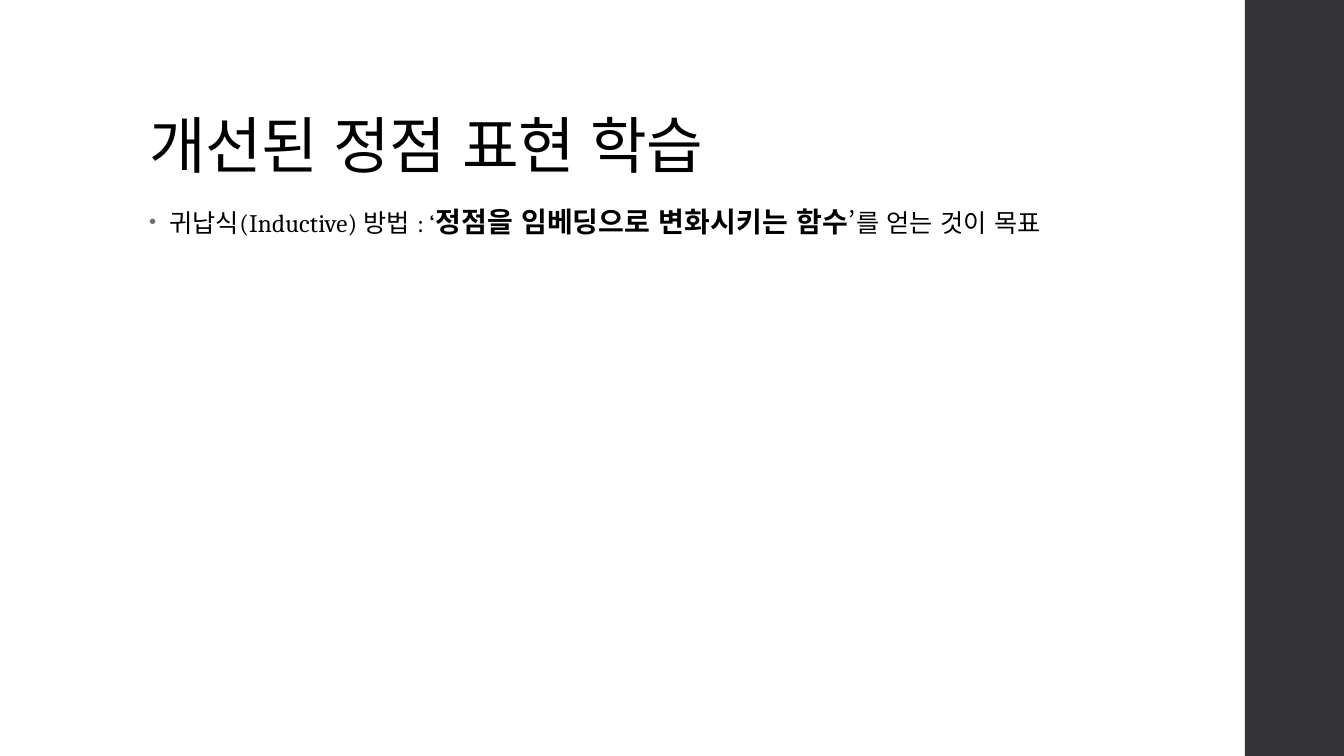
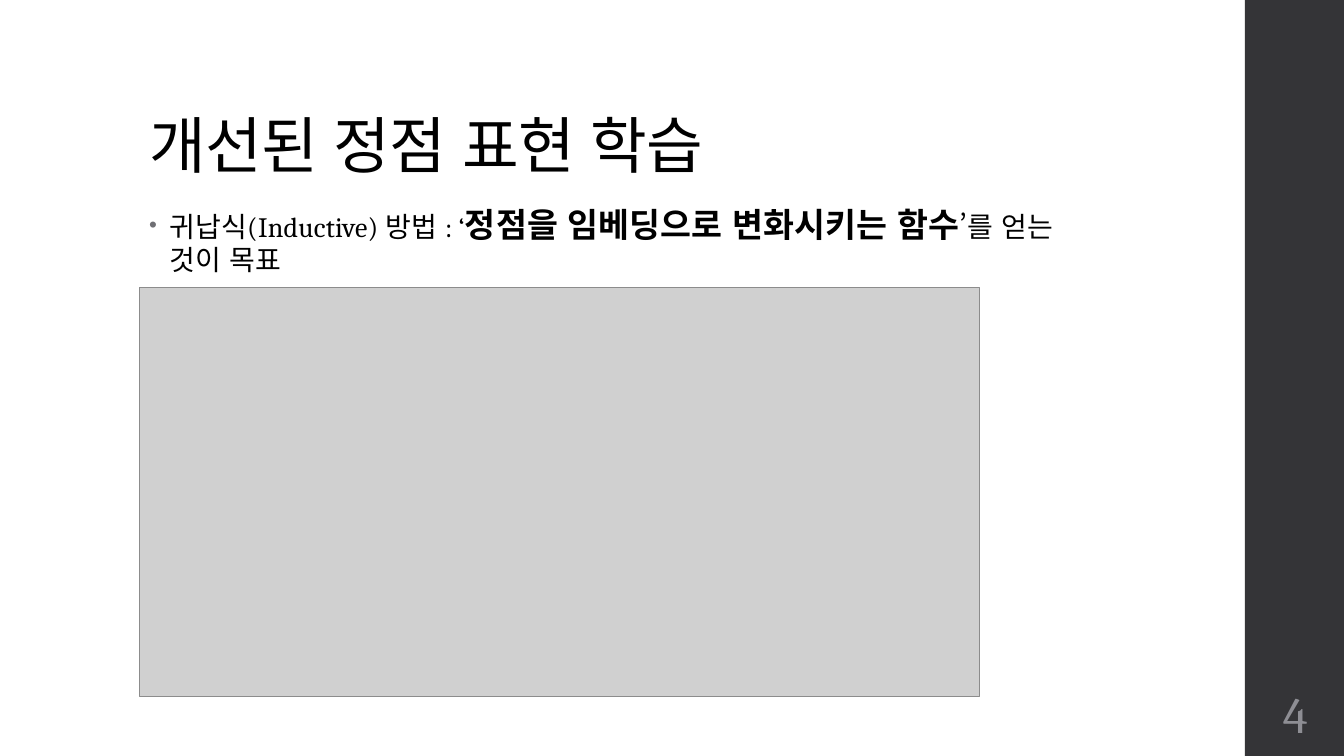
Before and after one commit to team-fairy/JunCheol, a slide deck: slide 4 of Presentation_resource/GNN.pptm (slide 3 before the commit). Drawn at 1344x756 pixels with LibreOffice and Linux fonts; fonts in the diff are those of the drawing; grey boxes stand for pictures. Boxes give left, top, right and bottom in pixels: in the first picture for what was removed or moved away, otherwise in the second. Text is boxed around its words. In the diff, an @@ line names an element or a change of style, - is before the commit and + after.

```diff
--- a/Presentation_resource/GNN.pptm
+++ b/Presentation_resource/GNN.pptm
@@ text "귀납식(Inductive) 방법 : ‘정점을 임베딩으로 ..." at box(169, 208, 1054, 273): size 18 to 20 pt in "귀납식(Inductive) 방법 : ‘정점을 함수’를 얻는 것이 ..."; size 20 to 24 pt in "‘정점을 임베딩으로 변화시키는 함수’를" @@
@@ picture added at box(139, 287, 980, 697) @@
@@ page number added at box(1283, 699, 1308, 733), 36 pt, text #8E8E94 @@
+4
```
Also in this commit, not shown: 5 other slides changed, 13 slides added, 5 slides removed.
